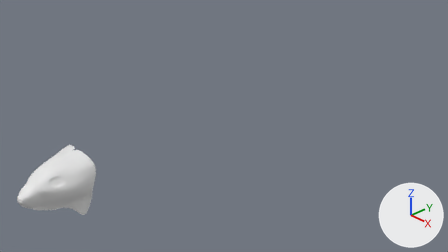
The Blender file rat/head from plane.blend: old version first, new version second.
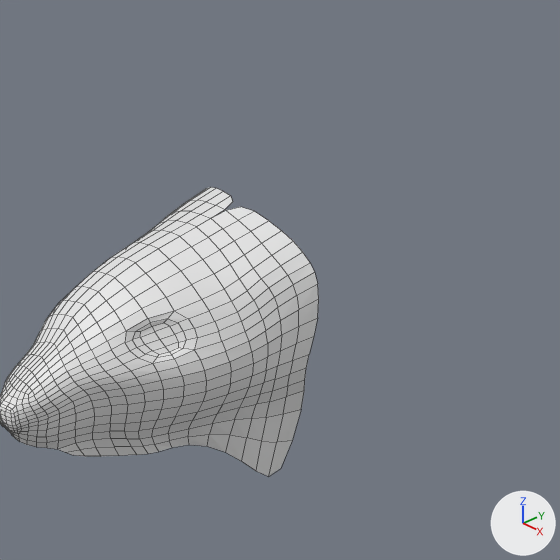
Each version is shown from the file's camera 'Camera', then close up on the part from 4% to 35% of the width and 39% to 94% of the height. Lighting does not change. The marker at lower right points along +X, +Y and +Z. The close-ups show mesh edges as thin lines.

The older version as bpy lines, for what is in view:
```python
me_plane_001 = bpy.data.meshes.new('Plane.001')
me_plane_001.from_pydata(...)  # 117 vertices, 98 faces; spans x -4.01..6.81, y 0.0..4.37, z 0.16..11.0
ob_plane = bpy.data.objects.new('Plane', me_plane_001)
ob_plane.location = (0.0, -4.002, 0.19)
ob_plane.rotation_euler = (-1.571, 1.571, 0.0)  # degrees (-90, 90, 0)
ob_plane.scale = (0.0982, 0.0982, 0.0982)
_m = ob_plane.modifiers.new('Subdivision', 'SUBSURF')
_m.render_levels = 1
_m = ob_plane.modifiers.new('Mirror', 'MIRROR')
_m.use_axis = (False, True, False)
_m.use_clip = True
```
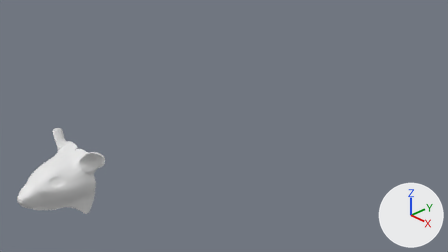
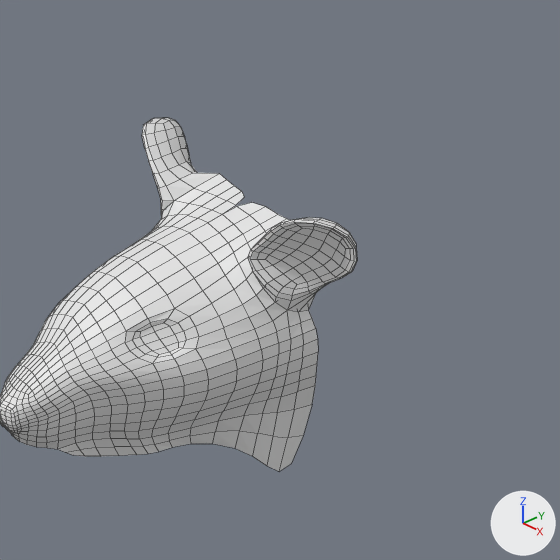
Commit message: l tried im proving ears

The edits, one by one:
me_plane_001 is used by ob_plane; location (0.0, -4.002, 0.19); rotation (-1.571, 1.571, 0.0), in degrees (-90, 90, 0); scale (0.0982, 0.0982, 0.0982).
me_plane_001 had 117 vertices, 98 faces and spanned x -4.01..6.81, y 0.0..4.37, z 0.16..11.0.
me_plane_001 now has 155 vertices, 138 faces and spans x -5.84..6.81, y 0.0..6.58, z 0.16..11.72.
Part 1, on me_plane_001:
6 vertices are removed from x -3.37..-1.71, y 2.91..4.1, z 8.87..11.0.
8 faces are deleted.
12 vertices in x -3.73..6.81, y 0.0..4.3, z 8.08..10.67 move by (0.0, 0.0, 0.48).
8 vertices in x -4.01..5.58, y 0.0..4.21, z 7.61..10.57 move by (0.0, 0.0, 0.47).
4 vertices move from x -2.4..-0.75, y 2.96..4.37, z 8.22..10.74 to x -2.82..-0.37, y 2.23..4.34, z 8.63..10.57.
44 vertices are added at x -5.84..-1.01, y 2.53..6.58, z 8.75..11.72.
48 new faces join them.

Where the change shows, as pixel boxes (x1, y1, x2, y2) in the close-ups (560 x 560 px):
'Plane', reshaped: before (0, 187, 319, 477); after (0, 118, 357, 472)
part 1 of me_plane_001, built on: before (118, 187, 319, 477); after (120, 118, 357, 472)
